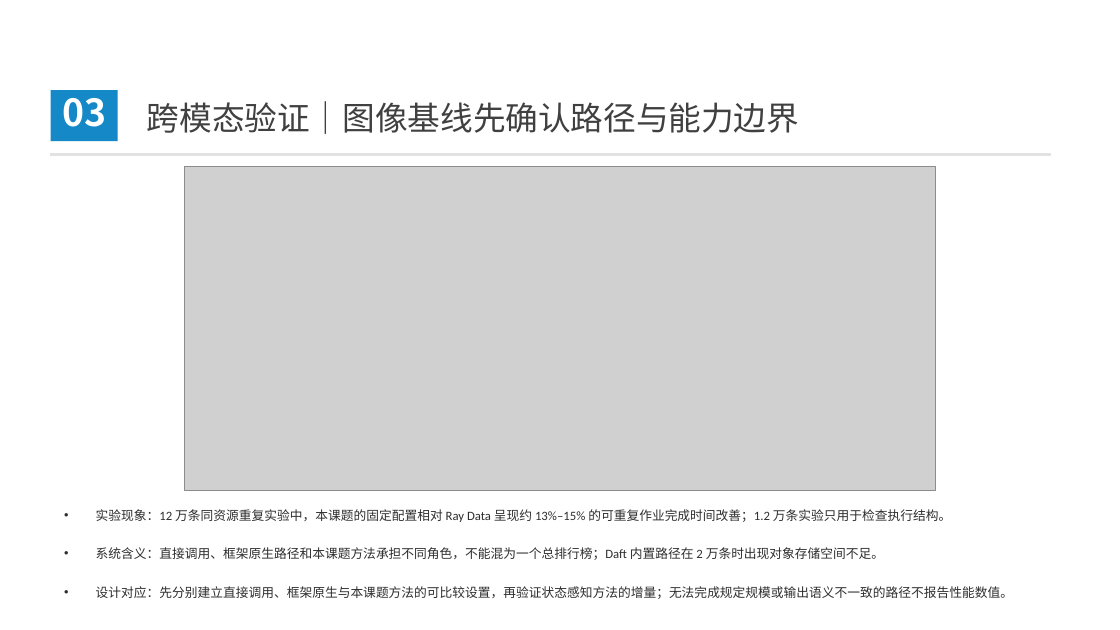
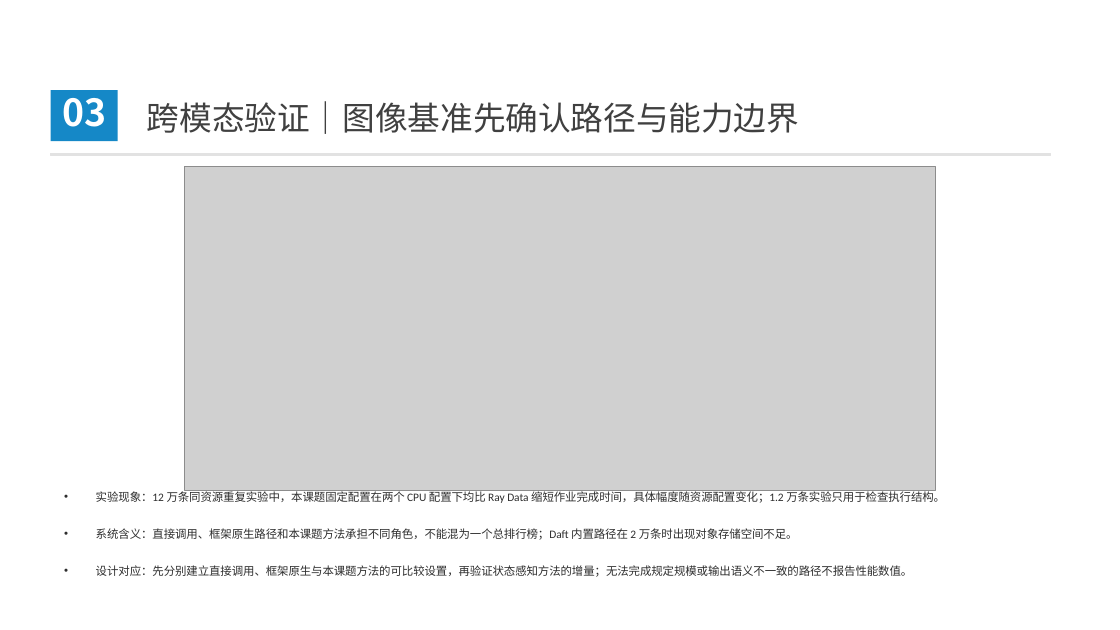
Before and after one commit to 3444374/ai-operator-execution-optimization, a slide deck: slide 20 of opening/slides/opening_defense_20260812_v9.pptx (slide 23 before the commit). Drawn at 1120x630 pixels with LibreOffice and Linux fonts; fonts in the diff are those of the drawing; grey boxes stand for pictures; background and template pictures are left out. Boxes give left, top, right and bottom in pixels: in the first picture for what was removed or moved away, otherwise in the second. Text is boxed around its words. In the diff, an @@ line names an element or a change of style, - is before the commit and + after.

```diff
--- a/opening/slides/opening_defense_20260812_v9.pptx
+++ b/opening/slides/opening_defense_20260812_v9.pptx
@@ text at (147,101,799,134): text changed @@
-跨模态验证｜图像基线先确认路径与能力边界
+跨模态验证｜图像基准先确认路径与能力边界
@@ text "实验现象：12 万条同资源重复实验中，本课题固定配置在两个 CPU 配置下均比 Ray ...": place and size @@
-text "实验现象：12 万条同资源重复实验中，本课题固定配置在两个 CPU 配置下均比 Ray ..." at (96,509,1013,599)
+text "实验现象：12 万条同资源重复实验中，本课题固定配置在两个 CPU 配置下均比 Ray ..." at (96,489,945,577)
@@ text at (96,489,945,503): text changed; size 10.9 to 9.8 pt @@
-• 实验现象：12 万条同资源重复实验中，本课题的固定配置相对 Ray Data 呈现约 13%–15% 的可重复作业完成时间改善；1.2 万条实验只用于检查执行结构。
+• 实验现象：12 万条同资源重复实验中，本课题固定配置在两个 CPU 配置下均比 Ray Data 缩短作业完成时间，具体幅度随资源配置变化；1.2 万条实验只用于检查执行结构。
@@ text at (96,528,913,577): size 10.9 to 9.8 pt in "系统含义：直接调用、框架原生路径和本课题方法承担不同角色，不能混为一个总排行榜；Daft 内置路径在 2 万条时出现对象 ...", "设计对应：先分别建立直接调用、框架原生与本课题方法的可比较设置，再验证状态感知方法的增量；无法完成规定规模或输出语义不一 ..." @@
```
Also in this commit, not shown: 21 other slides changed, 1 slide added, 6 slides removed, 7 other files.
